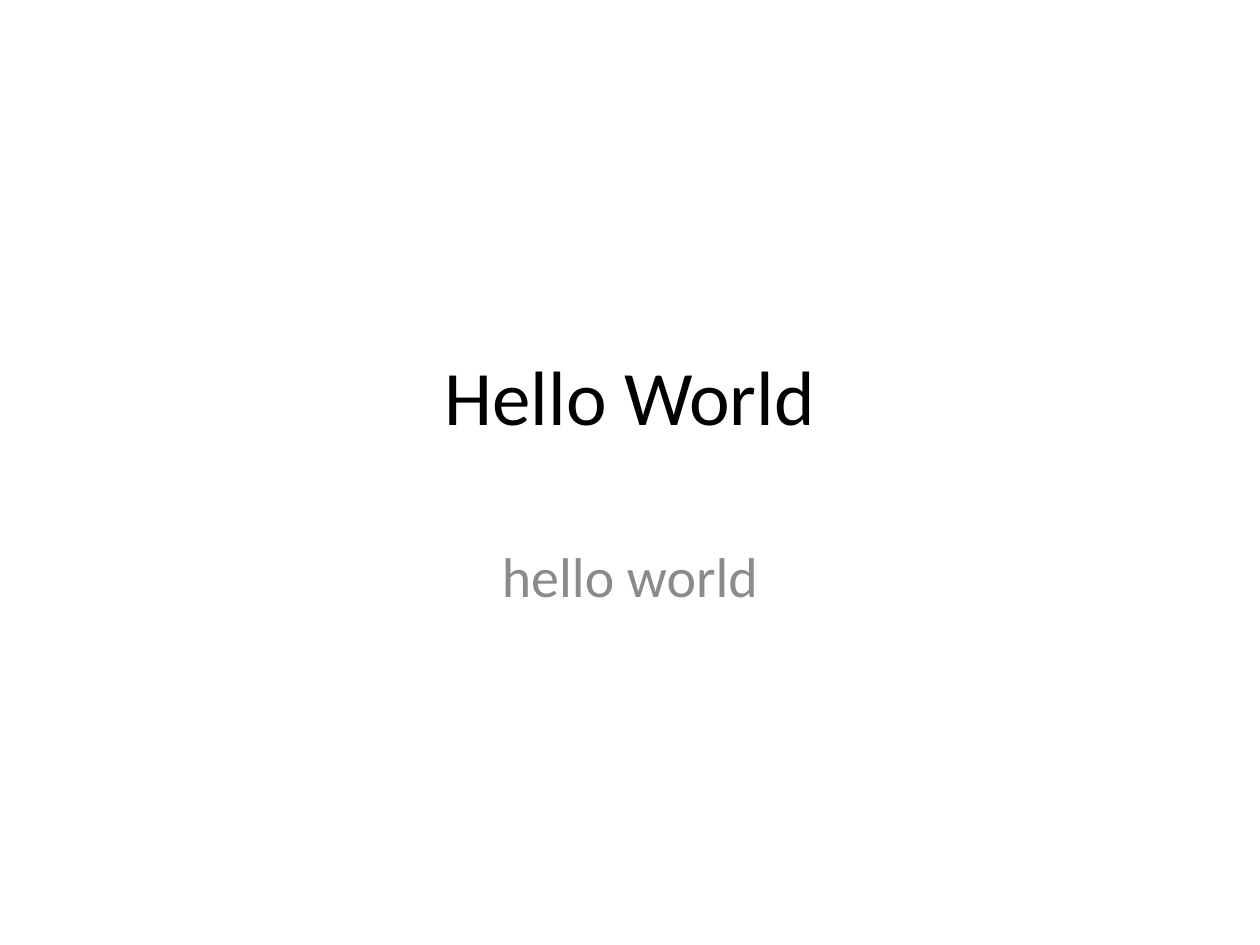
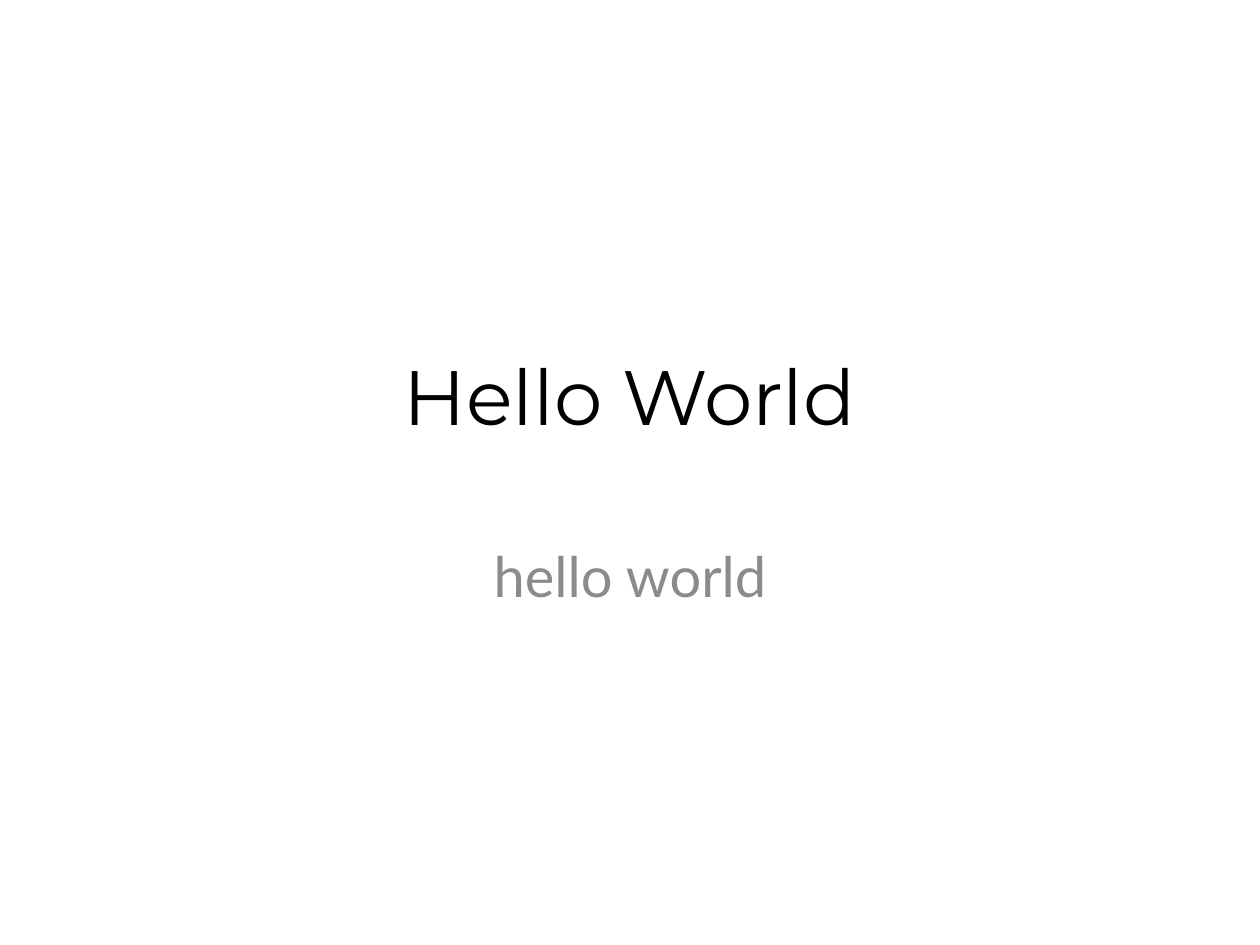
Before and after one commit to Jo0001/GitHubTest, a slide deck: slide 1 of Hello World.pptx. Drawn at 1260x945 pixels with LibreOffice and Linux fonts; fonts in the diff are those of the drawing. Boxes give left, top, right and bottom in pixels: in the first picture for what was removed or moved away, otherwise in the second. Text is boxed around its words. In the diff, an @@ line names an element or a change of style, - is before the commit and + after.

```diff
--- a/Hello World.pptx
+++ b/Hello World.pptx
@@ title "Hello World" at (404,368,856,426): font Calibri to Montserrat @@
@@ subtitle "hello world" at (494,556,766,598): font Calibri to Lato @@
```
Also in this commit, not shown: 1 slide removed.
